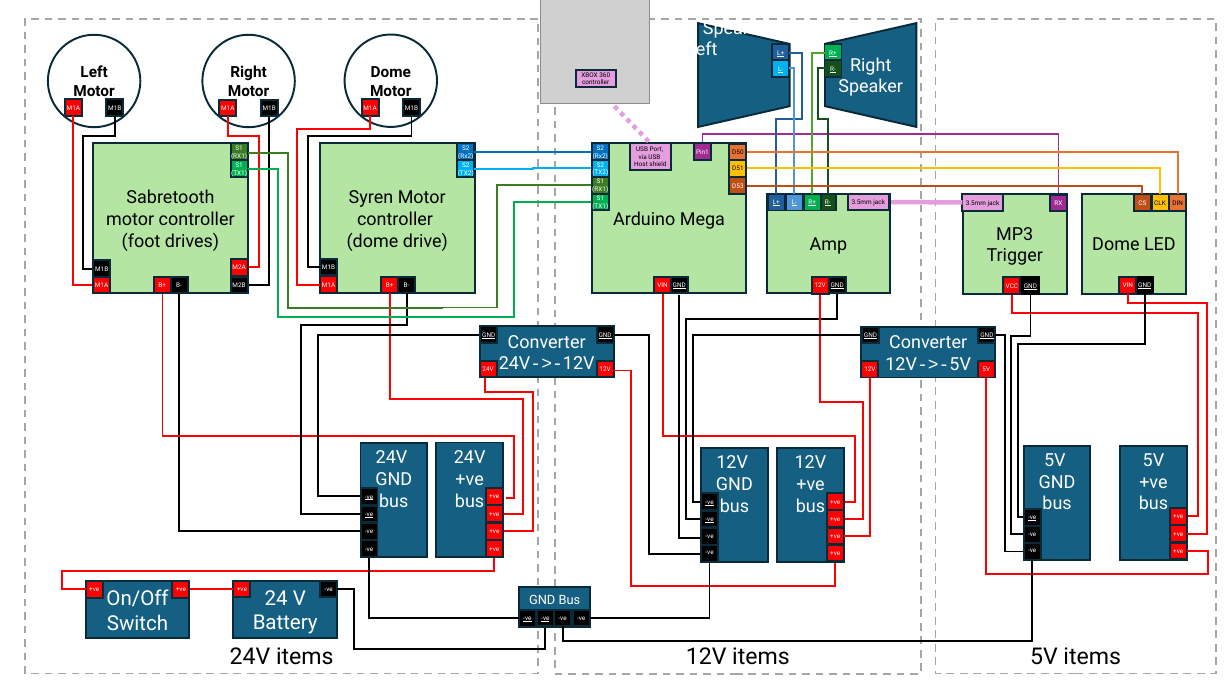
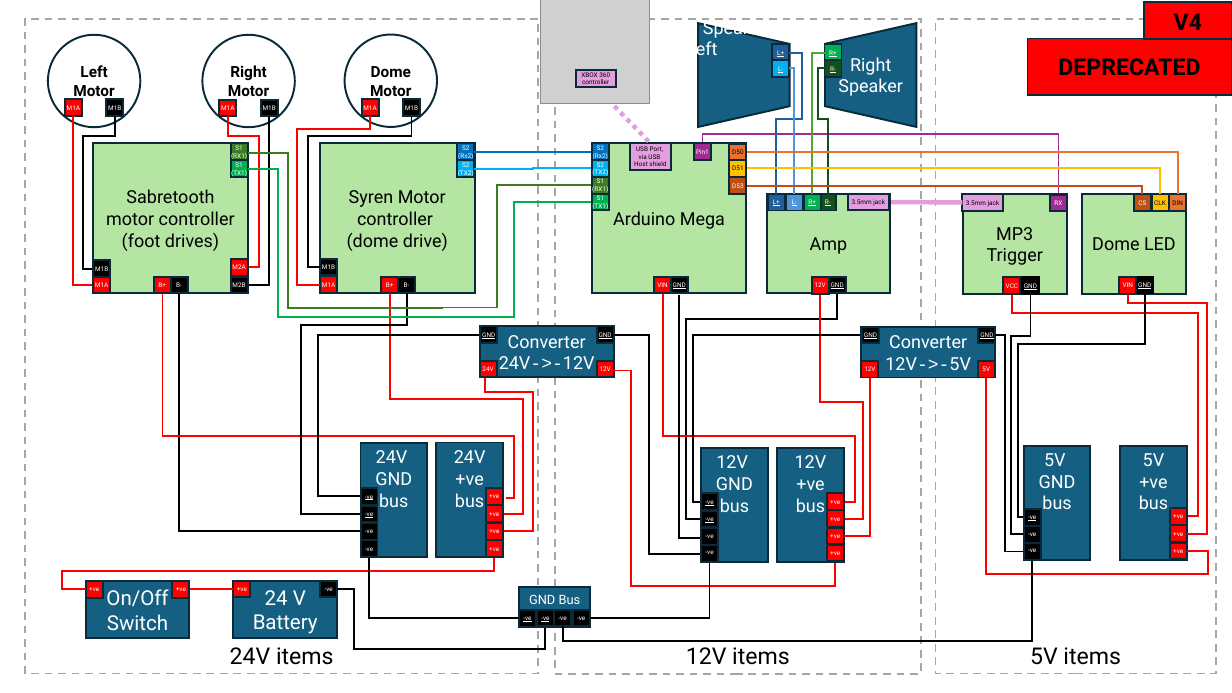
Before and after one commit to samsmithnz/R2D2, a slide deck: slide 2 of Electronics/R2D2 circuit design.pptx (slide 1 before the commit). Drawn at 1232x693 pixels with LibreOffice and Linux fonts; fonts in the diff are those of the drawing; grey boxes stand for pictures. Boxes give left, top, right and bottom in pixels: in the first picture for what was removed or moved away, otherwise in the second. Text is boxed around its words. In the diff, an @@ line names an element or a change of style, - is before the commit and + after.

```diff
--- a/Electronics/R2D2 circuit design.pptx
+++ b/Electronics/R2D2 circuit design.pptx
@@ rectangle added at (1144,2,1232,39), fill #FF0000, outline #092A39 1.5 pt, 18 pt, text #000000, bold @@
+V4
@@ rectangle added at (1028,39,1232,95), fill #FF0000, outline #092A39 1.5 pt, 18 pt, text #000000, bold @@
+DEPRECATED
```
Also in this commit, not shown: 1 other slide changed, 2 slides added, 10 other files.
